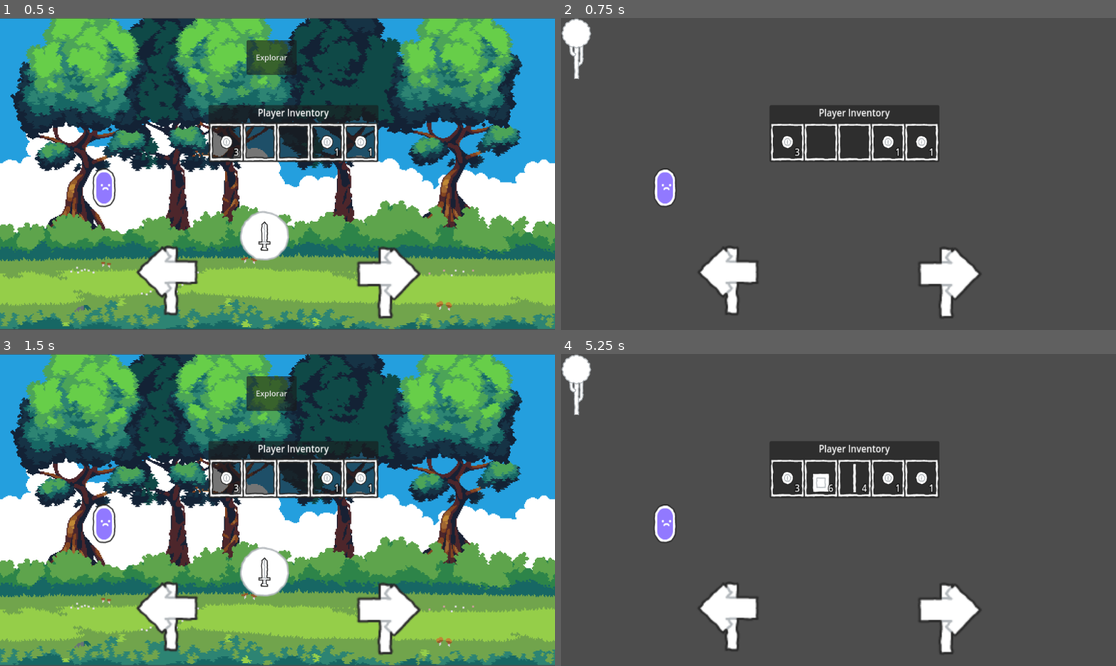
Above: before the commit, frames 1-4 (two rows, left to right).
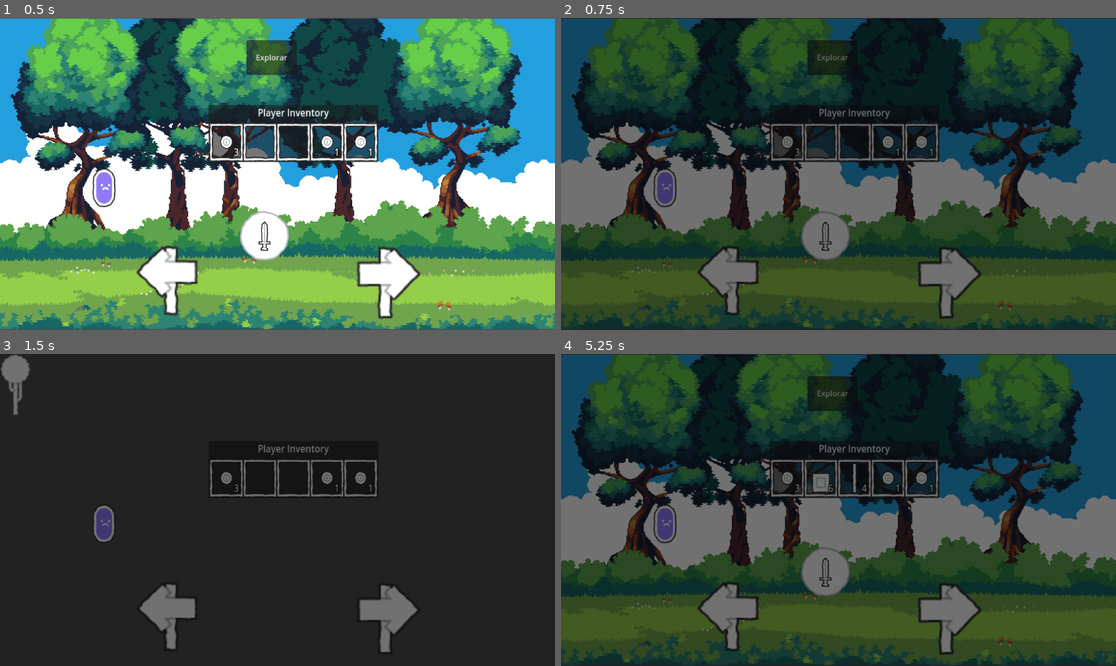
Above: after the commit, the same moments.

Repository: jcamloz/LittleSurvival
Game: Godot game, scene res://Scenes/Game.tscn
The game is run twice, just before and just after one commit, with the same random seed, the same clock (stepped at 60 frames per second) and the same inputs.
Inputs (mouse positions are in pixels of both pictures, inside the frame that each line leads up to):
- Up to frame 1 (0.5 s): no input
- Up to frame 2 (0.75 s): click (727, 283) at 0.5 s
- Up to frame 3 (1.5 s): click (388, 619) at 1.25 s
- Up to frame 4 (5.25 s): click (827, 572) at 2 s; click "Explorar" at 2.75 s; click (827, 572) at 3.5 s; click "Explorar" at 4.25 s; click (727, 619) at 5 s

Frame 1 is identical in both runs. In frame 2, 99% of the frame differs, in the area x 0-100%, y 0-100%; in frame 3, 92%; in frame 4, 99%.

Commit message:
Añadida transición de fundido en negro al cambiar de zona. Arreglar problema con el singletone del Player que se ejecuta por duplicado

Diff:
--- /dev/null
+++ b/Scenes/Transition_screen.tscn
@@ -0,0 +1,74 @@
+[gd_scene load_steps=6 format=3 uid="uid://b0umemng3pjdg"]
+
+[ext_resource type="Script" uid="uid://c77l23n222rjc" path="res://Scripts/Transition_screen.gd" id="1_4i6ti"]
+
+[sub_resource type="Animation" id="Animation_4i6ti"]
+length = 0.001
+tracks/0/type = "value"
+tracks/0/imported = false
+tracks/0/enabled = true
+tracks/0/path = NodePath("FadeScreen:modulate")
+tracks/0/interp = 1
+tracks/0/loop_wrap = true
+tracks/0/keys = {
+"times": PackedFloat32Array(0),
+"transitions": PackedFloat32Array(1),
+"update": 0,
+"values": [Color(1, 1, 1, 0)]
+}
+
+[sub_resource type="Animation" id="Animation_m0g5l"]
+resource_name = "fade_in"
+length = 0.3
+tracks/0/type = "value"
+tracks/0/imported = false
+tracks/0/enabled = true
+tracks/0/path = NodePath("FadeScreen:modulate")
+tracks/0/interp = 1
+tracks/0/loop_wrap = true
+tracks/0/keys = {
+"times": PackedFloat32Array(0, 0.3),
+"transitions": PackedFloat32Array(1, 1),
+"update": 0,
+"values": [Color(1, 1, 1, 0), Color(1, 1, 1, 1)]
+}
+
+[sub_resource type="Animation" id="Animation_j8063"]
+resource_name = "fade_out"
+length = 0.3
+tracks/0/type = "value"
+tracks/0/imported = false
+tracks/0/enabled = true
+tracks/0/path = NodePath("FadeScreen:modulate")
+tracks/0/interp = 1
+tracks/0/loop_wrap = true
+tracks/0/keys = {
+"times": PackedFloat32Array(0, 0.3),
+"transitions": PackedFloat32Array(1, 1),
+"update": 0,
+"values": [Color(1, 1, 1, 1), Color(1, 1, 1, 0)]
+}
+
+[sub_resource type="AnimationLibrary" id="AnimationLibrary_cr8vy"]
+_data = {
+&"RESET": SubResource("Animation_4i6ti"),
+&"fade_in": SubResource("Animation_m0g5l"),
+&"fade_out": SubResource("Animation_j8063")
+}
+
+[node name="TransitionScreen" type="CanvasLayer"]
+script = ExtResource("1_4i6ti")
+
+[node name="FadeScreen" type="ColorRect" parent="."]
+modulate = Color(1, 1, 1, 0)
+anchors_preset = 15
+anchor_right = 1.0
+anchor_bottom = 1.0
+grow_horizontal = 2
+grow_vertical = 2
+color = Color(0, 0, 0, 1)
+
+[node name="FadeAnimation" type="AnimationPlayer" parent="."]
+libraries = {
+&"": SubResource("AnimationLibrary_cr8vy")
+}
--- a/Scripts/Player.gd
+++ b/Scripts/Player.gd
@@ -27,3 +27,7 @@
 		tool_levels[tool_name] += 1
 	else:
 		push_warning("Intentaste mejorar una herramienta que no existe: %s" % tool_name)
+
+func _process(delta):
+	if Input.is_action_just_pressed("inventory"):
+		inventory.visible = true
--- /dev/null
+++ b/Scripts/Transition_screen.gd
@@ -0,0 +1,26 @@
+#La escena Transition_screen es un singletone, por lo que es accesible a nivel global
+class_name Transition extends CanvasLayer
+
+#Señal que indica que la transición ha terminado
+signal on_transition_finished
+
+@onready var fade_screen = $FadeScreen
+@onready var fade_animation = $FadeAnimation
+
+func _ready():
+	fade_screen.visible = false
+	#Realizo un "binding" con el valor "animation_finished" y lo conecto a la función "_on_animation_finished"
+	fade_animation.animation_finished.connect(_on_animation_finished)
+
+#Se encarga de transicionar entre fade_in y fade out
+func _on_animation_finished(anim_name):
+	if anim_name == "fade_in":
+		on_transition_finished.emit()
+		fade_animation.play("fade_out")
+	elif anim_name == "fade_out":
+		fade_screen.visible = false
+
+#Comienza la animación y la hace visible
+func transition():
+	fade_screen.visible = true
+	fade_animation.play("fade_in")
--- a/Scripts/game.gd
+++ b/Scripts/game.gd
@@ -36,10 +36,14 @@
 func _on_left_arrow_pressed():
 	if current_index > 0:
 		current_index -= 1
+		TransitionScreen.transition()
+		await TransitionScreen.on_transition_finished
 		load_scenario(current_index)
 
 #Aumento en 1 el índie del escenario actual y lo cargo
 func _on_right_arrow_pressed():
 	if current_index < scenarios.size() - 1:
 		current_index += 1
+		TransitionScreen.transition()
+		await TransitionScreen.on_transition_finished
 		load_scenario(current_index)
--- a/project.godot
+++ b/project.godot
@@ -18,6 +18,15 @@
 [autoload]
 
 Player="*res://Scripts/Player.gd"
+TransitionScreen="*res://Scenes/Transition_screen.tscn"
+
+[input]
+
+inventory={
+"deadzone": 0.2,
+"events": [Object(InputEventKey,"resource_local_to_scene":false,"resource_name":"","device":-1,"window_id":0,"alt_pressed":false,"shift_pressed":false,"ctrl_pressed":false,"meta_pressed":false,"pressed":false,"keycode":0,"physical_keycode":73,"key_label":0,"unicode":105,"location":0,"echo":false,"script":null)
+]
+}
 
 [rendering]
 
Not shown, added: Scripts/Transition_screen.gd.uid
